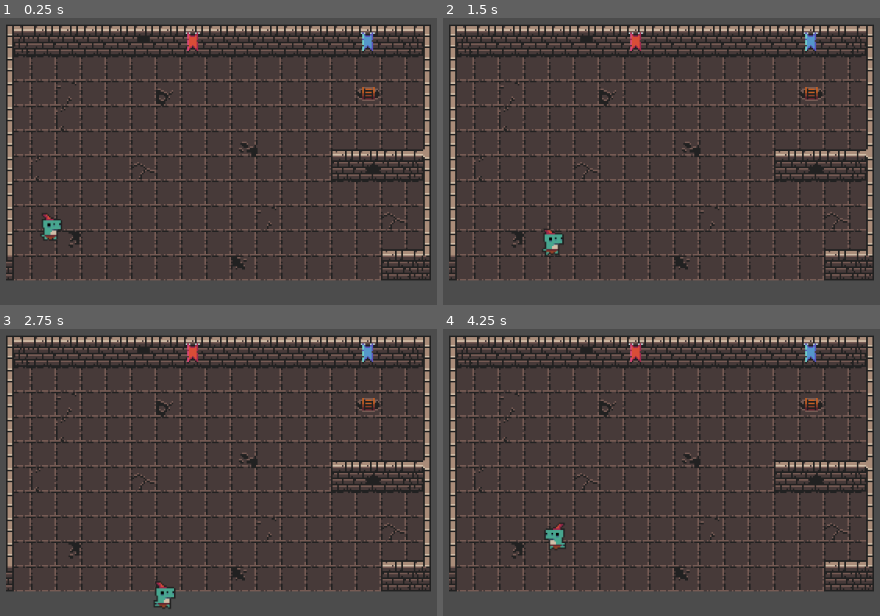
Above: before the commit, frames 1-4 (two rows, left to right).
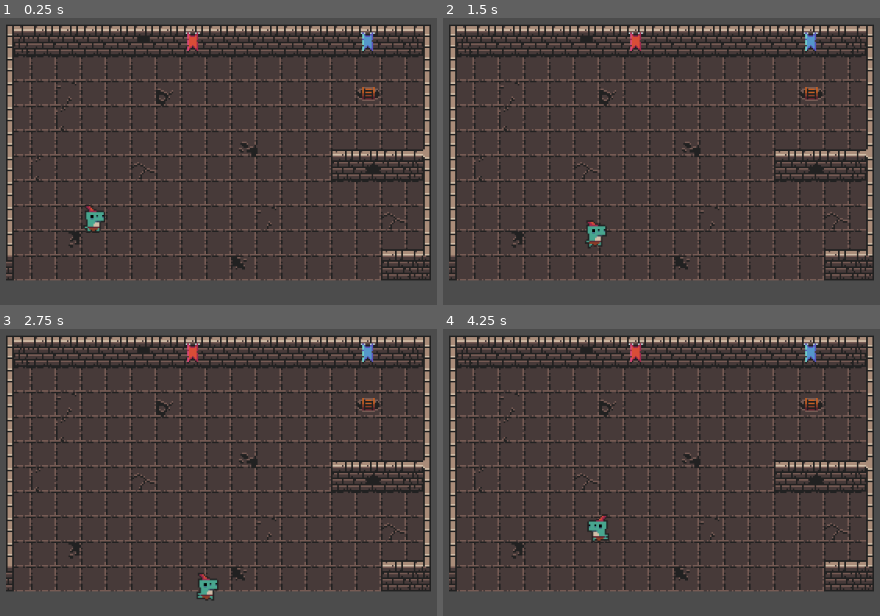
Above: after the commit, the same moments.

Repository: astafford2/Sticky-n-Stoned
Game: Godot game, scene res://src/Testing.tscn
Two runs of this game, one before a commit and one after it. Both use one fixed random seed, a clock stepped at 60 frames per second and the inputs below. The project has no main scene, so this scene is started directly.
Inputs:
- Up to frame 1 (0.25 s): no input
- Up to frame 2 (1.5 s): tap Enter at 0.5 s; hold D (move_right) 0.53-1.28 s; hold S (move_down) from 1.28 s (still down)
- Up to frame 3 (2.75 s): release S (move_down) at 2.03 s; hold D (move_right) from 2.03 s (still down)
- Up to frame 4 (4.25 s): release D (move_right) at 2.78 s; hold W (move_up) 2.78-3.53 s; hold A (move_left) from 3.53 s (still down)

The runs differ from the first frame. In frame 1, 0.6% of the frame differs, in the area x 9-25%, y 65-78%; in frame 2, 0.6%; in frame 3, 0.6%; in frame 4, 0.7%, in the area x 23-38%, y 64-78%.

Commit message:
Add collisions to testing scene walls

Diff:
--- a/project/src/Testing.tscn
+++ b/project/src/Testing.tscn
@@ -26,6 +26,63 @@
 0/shapes = [  ]
 0/z_index = 0
 
+[sub_resource type="ConvexPolygonShape2D" id=3]
+points = PoolVector2Array( 0, 0, 32, 0, 32, 32, 0, 32 )
+
+[sub_resource type="ConvexPolygonShape2D" id=4]
+points = PoolVector2Array( 0, 0, 32, 0, 32, 32, 0, 32 )
+
+[sub_resource type="ConvexPolygonShape2D" id=5]
+points = PoolVector2Array( 0, 0, 32, 0, 32, 32, 0, 32 )
+
+[sub_resource type="ConvexPolygonShape2D" id=6]
+points = PoolVector2Array( 0, 0, 32, 0, 32, 32, 0, 32 )
+
+[sub_resource type="ConvexPolygonShape2D" id=7]
+points = PoolVector2Array( 0, 0, 32, 0, 32, 32, 0, 32 )
+
+[sub_resource type="ConvexPolygonShape2D" id=8]
+points = PoolVector2Array( 0, 0, 32, 0, 32, 32, 0, 32 )
+
+[sub_resource type="ConvexPolygonShape2D" id=9]
+points = PoolVector2Array( 0, 0, 32, 0, 32, 32, 0, 32 )
+
+[sub_resource type="ConvexPolygonShape2D" id=10]
+points = PoolVector2Array( 0, 0, 32, 0, 32, 32, 0, 32 )
+
+[sub_resource type="ConvexPolygonShape2D" id=11]
+points = PoolVector2Array( 0, 0, 32, 0, 32, 32, 0, 32 )
+
+[sub_resource type="ConvexPolygonShape2D" id=18]
+points = PoolVector2Array( 22.9861, 0, 32, 0, 32, 32, 22.9861, 32 )
+
+[sub_resource type="ConvexPolygonShape2D" id=19]
+points = PoolVector2Array( 0, 0, 8.9259, 0, 8.9259, 32, 0, 32 )
+
+[sub_resource type="ConvexPolygonShape2D" id=20]
+points = PoolVector2Array( 0, 0, 9.50461, 0.0323792, 9.50461, 32, 0, 32 )
+
+[sub_resource type="ConvexPolygonShape2D" id=21]
+points = PoolVector2Array( 22.9861, 0, 32, 0, 32, 32, 22.9861, 32 )
+
+[sub_resource type="ConvexPolygonShape2D" id=12]
+points = PoolVector2Array( 0, 0, 32, 0, 32, 32, 0, 32 )
+
+[sub_resource type="ConvexPolygonShape2D" id=13]
+points = PoolVector2Array( 0, 0, 32, 0, 32, 32, 0, 32 )
+
+[sub_resource type="ConvexPolygonShape2D" id=14]
+points = PoolVector2Array( 0, 0, 32, 0, 32, 32, 0, 32 )
+
+[sub_resource type="ConvexPolygonShape2D" id=15]
+points = PoolVector2Array( 0, 0, 32, 0, 32, 32, 0, 32 )
+
+[sub_resource type="ConvexPolygonShape2D" id=16]
+points = PoolVector2Array( 0, 0, 32, 0, 32, 32, 0, 32 )
+
+[sub_resource type="ConvexPolygonShape2D" id=17]
+points = PoolVector2Array( 0, 0, 32, 0, 32, 32, 0, 32 )
+
 [sub_resource type="TileSet" id=2]
 0/name = "WallsHorz"
 0/texture = ExtResource( 1 )
@@ -44,9 +101,64 @@
 0/navigation_offset = Vector2( 0, 0 )
 0/shape_offset = Vector2( 0, 0 )
 0/shape_transform = Transform2D( 1, 0, 0, 1, 0, 0 )
+0/shape = SubResource( 3 )
 0/shape_one_way = false
-0/shape_one_way_margin = 0.0
-0/shapes = [  ]
+0/shape_one_way_margin = 1.0
+0/shapes = [ {
+"autotile_coord": Vector2( 0, 1 ),
+"one_way": false,
+"one_way_margin": 1.0,
+"shape": SubResource( 3 ),
+"shape_transform": Transform2D( 1, 0, 0, 1, 0, 0 )
+}, {
+"autotile_coord": Vector2( 1, 1 ),
+"one_way": false,
+"one_way_margin": 1.0,
+"shape": SubResource( 4 ),
+"shape_transform": Transform2D( 1, 0, 0, 1, 0, 0 )
+}, {
+"autotile_coord": Vector2( 2, 1 ),
+"one_way": false,
+"one_way_margin": 1.0,
+"shape": SubResource( 5 ),
+"shape_transform": Transform2D( 1, 0, 0, 1, 0, 0 )
+}, {
+"autotile_coord": Vector2( 2, 2 ),
+"one_way": false,
+"one_way_margin": 1.0,
+"shape": SubResource( 6 ),
+"shape_transform": Transform2D( 1, 0, 0, 1, 0, 0 )
+}, {
+"autotile_coord": Vector2( 1, 2 ),
+"one_way": false,
+"one_way_margin": 1.0,
+"shape": SubResource( 7 ),
+"shape_transform": Transform2D( 1, 0, 0, 1, 0, 0 )
+}, {
+"autotile_coord": Vector2( 0, 2 ),
+"one_way": false,
+"one_way_margin": 1.0,
+"shape": SubResource( 8 ),
+"shape_transform": Transform2D( 1, 0, 0, 1, 0, 0 )
+}, {
+"autotile_coord": Vector2( 0, 3 ),
+"one_way": false,
+"one_way_margin": 1.0,
+"shape": SubResource( 9 ),
+"shape_transform": Transform2D( 1, 0, 0, 1, 0, 0 )
+}, {
+"autotile_coord": Vector2( 1, 3 ),
+"one_way": false,
+"one_way_margin": 1.0,
+"shape": SubResource( 10 ),
+"shape_transform": Transform2D( 1, 0, 0, 1, 0, 0 )
+}, {
+"autotile_coord": Vector2( 2, 3 ),
+"one_way": false,
+"one_way_margin": 1.0,
+"shape": SubResource( 11 ),
+"shape_transform": Transform2D( 1, 0, 0, 1, 0, 0 )
+} ]
 0/z_index = 0
 1/name = "WallsVert"
 1/texture = ExtResource( 1 )
@@ -65,9 +177,34 @@
 1/navigation_offset = Vector2( 0, 0 )
 1/shape_offset = Vector2( 0, 0 )
 1/shape_transform = Transform2D( 1, 0, 0, 1, 0, 0 )
+1/shape = SubResource( 18 )
 1/shape_one_way = false
-1/shape_one_way_margin = 0.0
-1/shapes = [  ]
+1/shape_one_way_margin = 1.0
+1/shapes = [ {
+"autotile_coord": Vector2( 0, 1 ),
+"one_way": false,
+"one_way_margin": 1.0,
+"shape": SubResource( 18 ),
+"shape_transform": Transform2D( 1, 0, 0, 1, 0, 0 )
+}, {
+"autotile_coord": Vector2( 1, 1 ),
+"one_way": false,
+"one_way_margin": 1.0,
+"shape": SubResource( 19 ),
+"shape_transform": Transform2D( 1, 0, 0, 1, 0, 0 )
+}, {
+"autotile_coord": Vector2( 1, 2 ),
+"one_way": false,
+"one_way_margin": 1.0,
+"shape": SubResource( 20 ),
+"shape_transform": Transform2D( 1, 0, 0, 1, 0, 0 )
+}, {
+"autotile_coord": Vector2( 0, 2 ),
+"one_way": false,
+"one_way_margin": 1.0,
+"shape": SubResource( 21 ),
+"shape_transform": Transform2D( 1, 0, 0, 1, 0, 0 )
+} ]
 1/z_index = 0
 2/name = "WallsOutCorn"
 2/texture = ExtResource( 1 )
@@ -86,9 +223,34 @@
 2/navigation_offset = Vector2( 0, 0 )
 2/shape_offset = Vector2( 0, 0 )
 2/shape_transform = Transform2D( 1, 0, 0, 1, 0, 0 )
+2/shape = SubResource( 12 )
 2/shape_one_way = false
-2/shape_one_way_margin = 0.0
-2/shapes = [  ]
+2/shape_one_way_margin = 1.0
+2/shapes = [ {
+"autotile_coord": Vector2( 0, 1 ),
+"one_way": false,
+"one_way_margin": 1.0,
+"shape": SubResource( 12 ),
+"shape_transform": Transform2D( 1, 0, 0, 1, 0, 0 )
+}, {
+"autotile_coord": Vector2( 1, 1 ),
+"one_way": false,
+"one_way_margin": 1.0,
+"shape": SubResource( 13 ),
+"shape_transform": Transform2D( 1, 0, 0, 1, 0, 0 )
+}, {
+"autotile_coord": Vector2( 0, 3 ),
+"one_way": false,
+"one_way_margin": 1.0,
+"shape": SubResource( 14 ),
+"shape_transform": Transform2D( 1, 0, 0, 1, 0, 0 )
+}, {
+"autotile_coord": Vector2( 1, 3 ),
+"one_way": false,
+"one_way_margin": 1.0,
+"shape": SubResource( 15 ),
+"shape_transform": Transform2D( 1, 0, 0, 1, 0, 0 )
+} ]
 2/z_index = 0
 3/name = "WallsInCorn"
 3/texture = ExtResource( 1 )
@@ -107,9 +269,22 @@
 3/navigation_offset = Vector2( 0, 0 )
 3/shape_offset = Vector2( 0, 0 )
 3/shape_transform = Transform2D( 1, 0, 0, 1, 0, 0 )
+3/shape = SubResource( 16 )
 3/shape_one_way = false
-3/shape_one_way_margin = 0.0
-3/shapes = [  ]
+3/shape_one_way_margin = 1.0
+3/shapes = [ {
+"autotile_coord": Vector2( 0, 1 ),
+"one_way": false,
+"one_way_margin": 1.0,
+"shape": SubResource( 16 ),
+"shape_transform": Transform2D( 1, 0, 0, 1, 0, 0 )
+}, {
+"autotile_coord": Vector2( 1, 1 ),
+"one_way": false,
+"one_way_margin": 1.0,
+"shape": SubResource( 17 ),
+"shape_transform": Transform2D( 1, 0, 0, 1, 0, 0 )
+} ]
 3/z_index = 0
 
 [node name="Testing" type="Node2D"]
@@ -119,6 +294,9 @@
 cell_size = Vector2( 32, 32 )
 format = 1
 tile_data = PoolIntArray( 327686, 0, 0, 327687, 0, 0, 327688, 0, 0, 327689, 0, 0, 327690, 0, 0, 327691, 0, 0, 327692, 0 …(2080 unchanged characters)…
+
+[node name="Player" parent="." instance=ExtResource( 2 )]
+position = Vector2( 303.987, 360.34 )
 
 [node name="Walls" type="TileMap" parent="."]
 position = Vector2( 3.05176e-05, 3.05176e-05 )
@@ -127,6 +305,3 @@
 cell_size = Vector2( 32, 32 )
 format = 1
 tile_data = PoolIntArray( 196614, 2, 0, 196615, 0, 1, 196616, 0, 1, 196617, 0, 1, 196618, 0, 1, 196619, 0, 1, 196620, 0 …(906 unchanged characters)…
-
-[node name="Player" parent="." instance=ExtResource( 2 )]
-position = Vector2( 248.906, 370.974 )
Not shown: 1 places in project/src/Testing.tscn that only renumber resources
